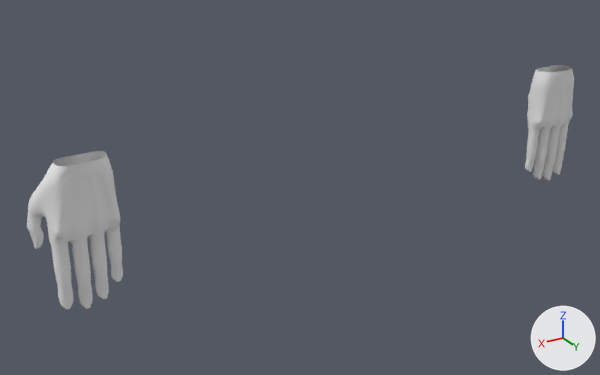
A saved change to the Blender file blender_models/26794_hands/mans.blend.
Both versions are drawn from a 50 mm camera at (21.1, 30.3, 12.3) aimed at (2.2, -1.2, -3.5). The lights are fixed; the arrows at lower right show +X, +Y and +Z.
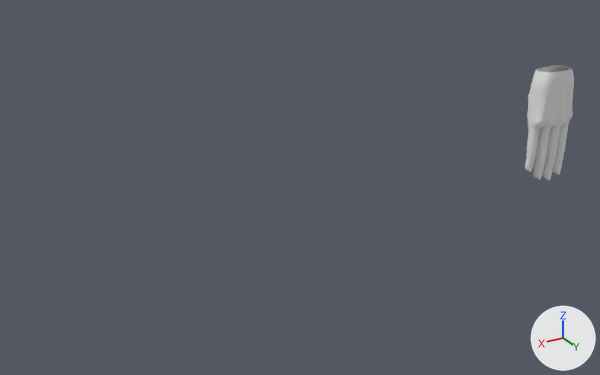
The newer file is also turned or shifted as a whole; pictures and numbers use the older file's frame.

The change, as a list of edits to the scene's bpy script:
```text
Change ob_cube_002:
    remove _m = ob_cube_002.modifiers.new('Mirror', 'MIRROR')
    remove _m.use_clip = True
```

Boxes (x1, y1, x2, y2) around the edits, measured in the pictures (600 x 375 px):
'Cube.002', modifiers changed (91% narrower, 53% shorter): before (27, 65, 574, 310); after (525, 65, 574, 180)
